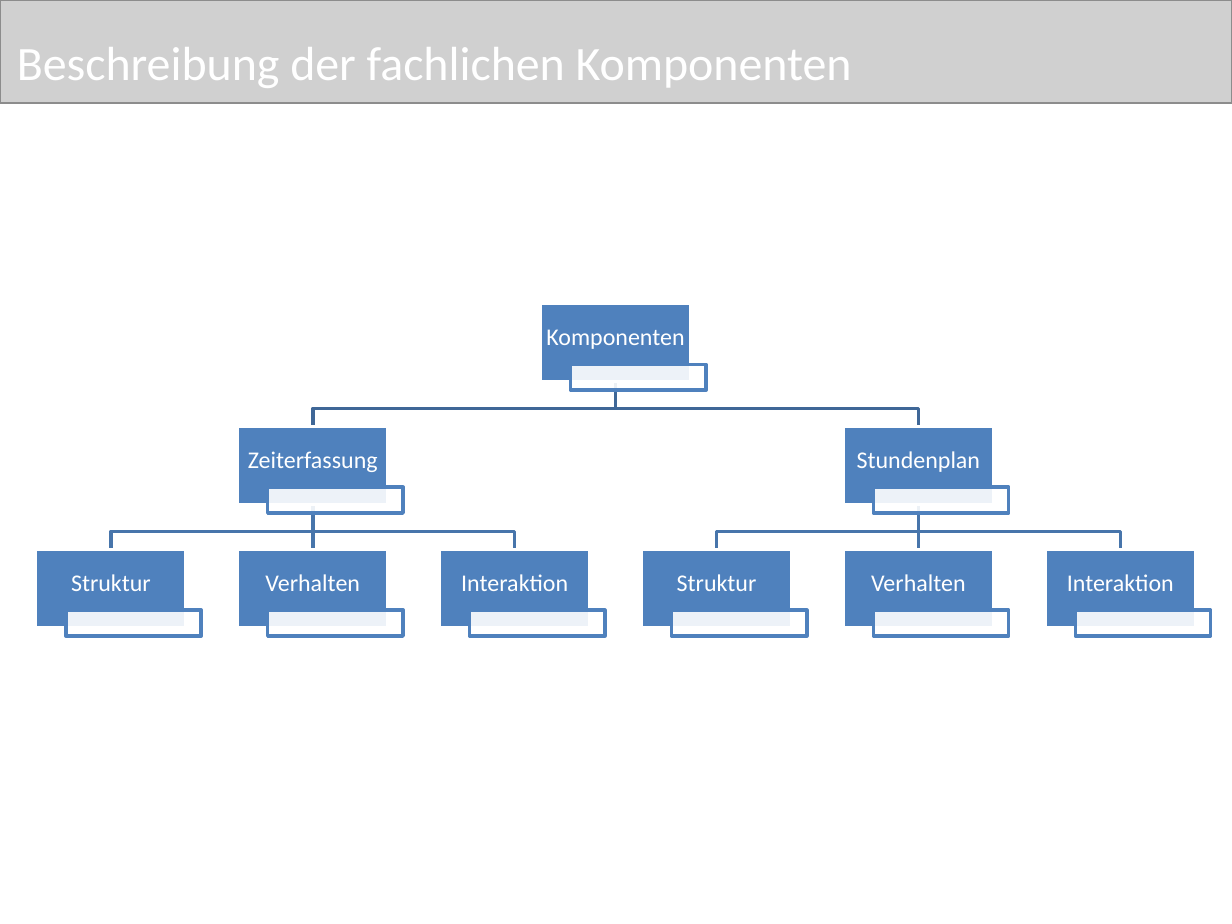
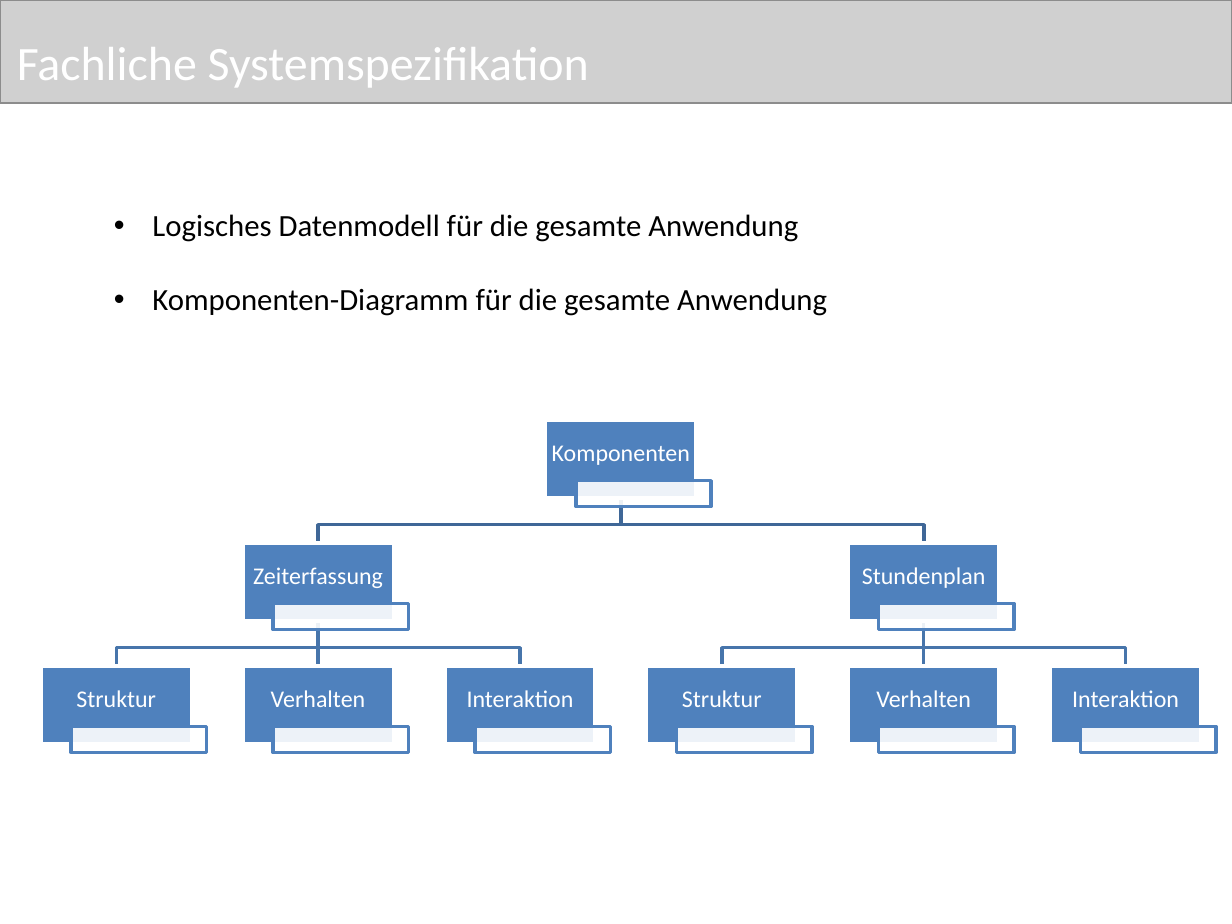
Before and after one commit to pdauwe/Softwareprojekt_BIM, a slide deck: slide 5 of Doku/Praesi2.pptx (slide 7 before the commit). Drawn at 1232x924 pixels with LibreOffice and Linux fonts; fonts in the diff are those of the drawing; grey boxes stand for pictures. Boxes give left, top, right and bottom in pixels: in the first picture for what was removed or moved away, otherwise in the second. Text is boxed around its words. In the diff, an @@ line names an element or a change of style, - is before the commit and + after.

```diff
--- a/Doku/Praesi2.pptx
+++ b/Doku/Praesi2.pptx
@@ title at box(17, 47, 589, 87): text changed @@
-Beschreibung der fachlichen Komponenten
+Fachliche Systemspezifikation
@@ text added at box(152, 214, 827, 316), 18 pt, text #000000 @@
+• Logisches Datenmodell für die gesamte Anwendung
+• Komponenten-Diagramm für die gesamte Anwendung
@@ 4 rectangles: place and size @@
-4 rectangles at box(238, 549, 1009, 636)
+4 rectangles at box(243, 543, 1014, 630)
@@ 6 texts, 4 rectangles: place and size @@
-6 texts, 4 rectangles at box(36, 549, 1195, 627)
+6 texts, 4 rectangles at box(41, 667, 1201, 744)
@@ 8 freeform shapes, 6 rectangles, 3 texts: place and size @@
-8 freeform shapes, 6 rectangles, 3 texts at box(65, 303, 1211, 636)
+8 freeform shapes, 6 rectangles, 3 texts at box(71, 420, 1216, 753)
@@ 4 rectangles: place and size @@
-4 rectangles at box(238, 426, 1009, 513)
+4 rectangles at box(243, 667, 1014, 753)
```
Also in this commit, not shown: 1 other slide changed, 1 slide added, 3 slides removed, 2 other files.
